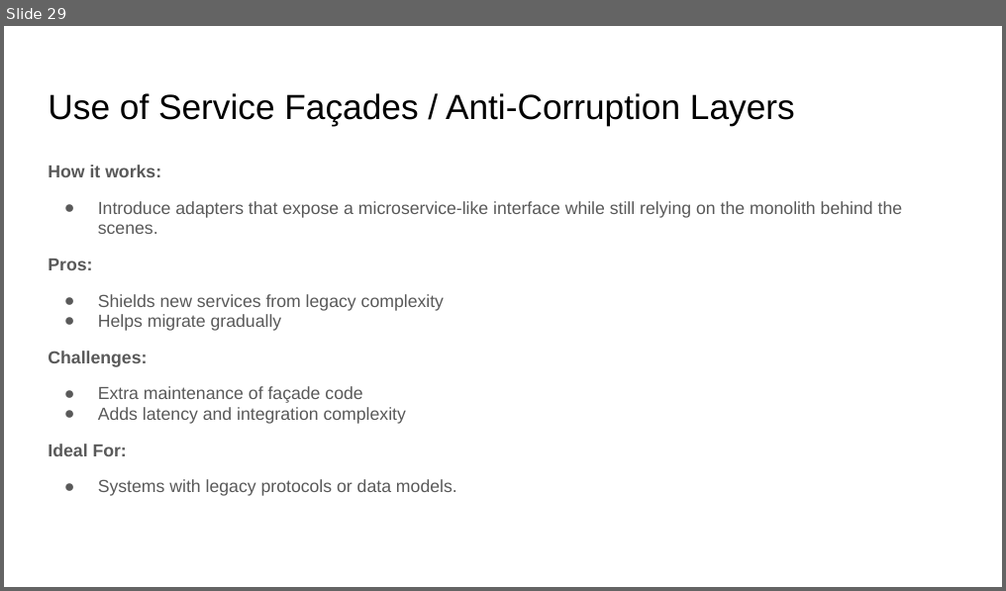
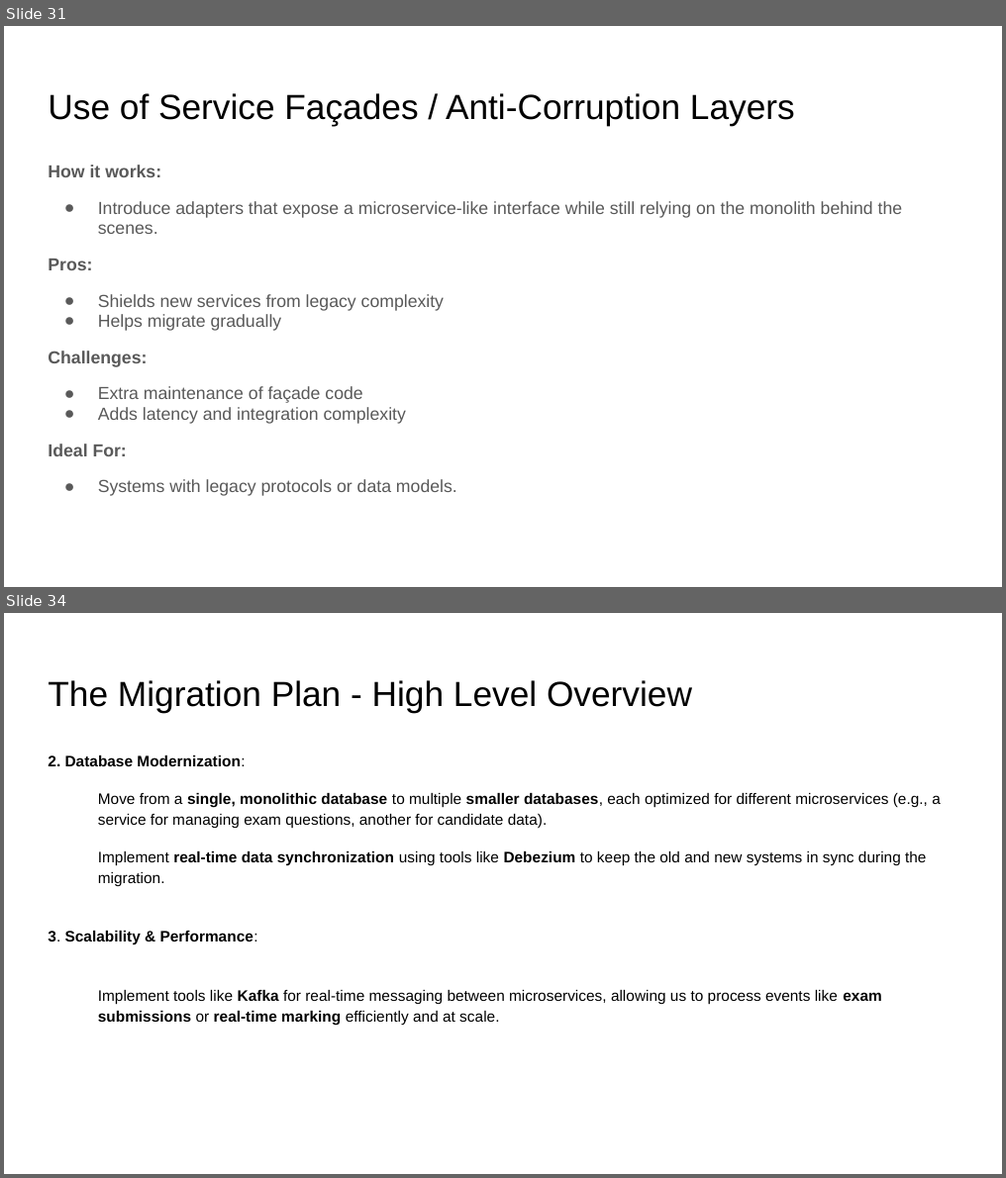
Before and after one commit to pfcit/nextgen-exam-system, a slide deck: ExamSystemMigration.pptx. Shown one above the other, each under a label of ours: slide 29 before the commit, slides 31 and 34 after it; the slides between them are not shown. The pictures are 1006x591 and 1006x1178 pixels, drawn with LibreOffice and Linux fonts; fonts in the diff are those of the drawing. Boxes give left, top, right and bottom in pixels: in the first picture for what was removed or moved away, otherwise in the second. Text is boxed around its words. In the diff, an @@ line names an element or a change of style, - is before the commit and + after.

```diff
--- a/ExamSystemMigration.pptx
+++ b/ExamSystemMigration.pptx
@@ slide 34 added at (x1=4, y1=613, x2=1002, y2=1174), background #FFFFFF @@
@@ title added at (x1=48, y1=680, x2=692, y2=712), 25.2 pt, text #000000 @@
+The Migration Plan - High Level Overview
@@ text added at (x1=48, y1=756, x2=941, y2=1026), 11 pt, text #000000 @@
+2. Database Modernization:
+Move from a single, monolithic database to multiple smaller databases, each optimized for different microservices (e.g., a service for managing exam questions, another for candidate data).
+Implement real-time data synchronization using tools like Debezium to keep the old and new systems in sync during the migration.
+3. Scalability & Performance:
+Implement tools like Kafka for real-time messaging between microservices, allowing us to process events like exam submissions or real-time marking efficiently and at scale.
@@ what was slide 29 is now slide 31 @@
```
Also in this commit, not shown: 5 slides changed, 34 other slides added.
